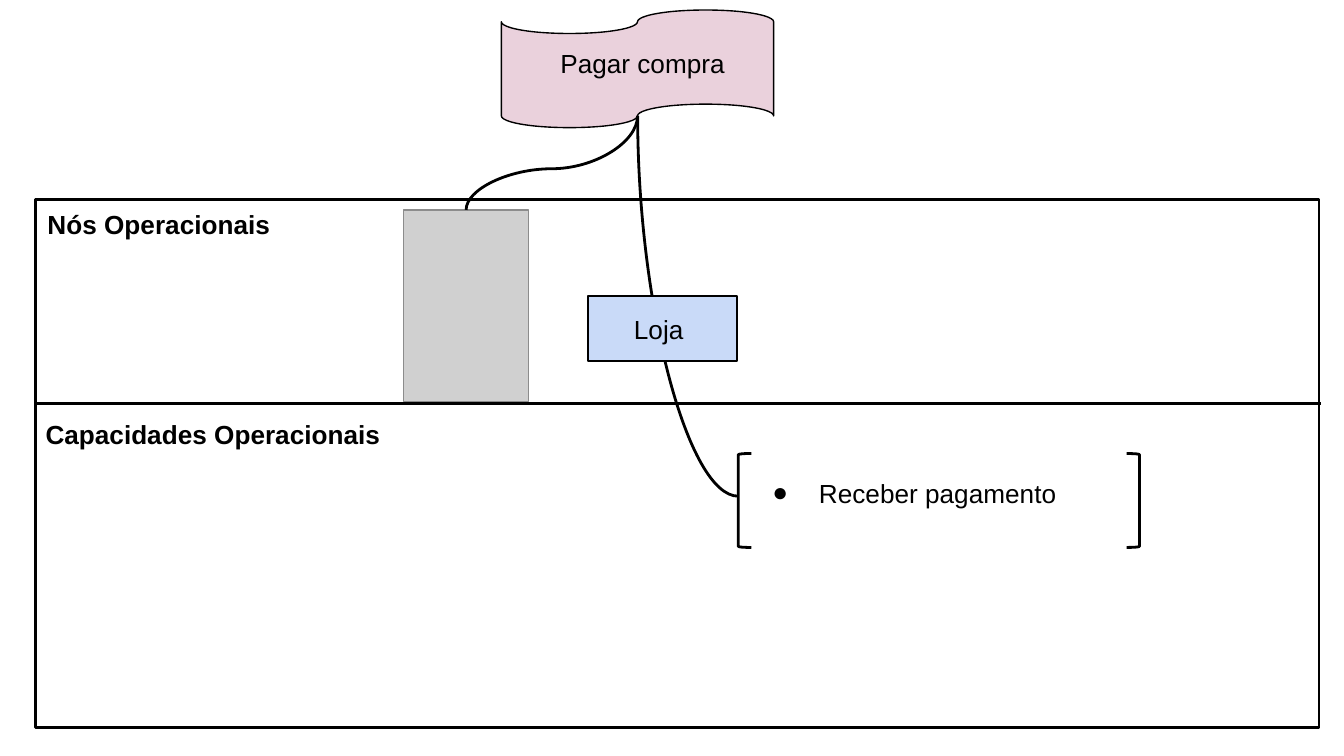
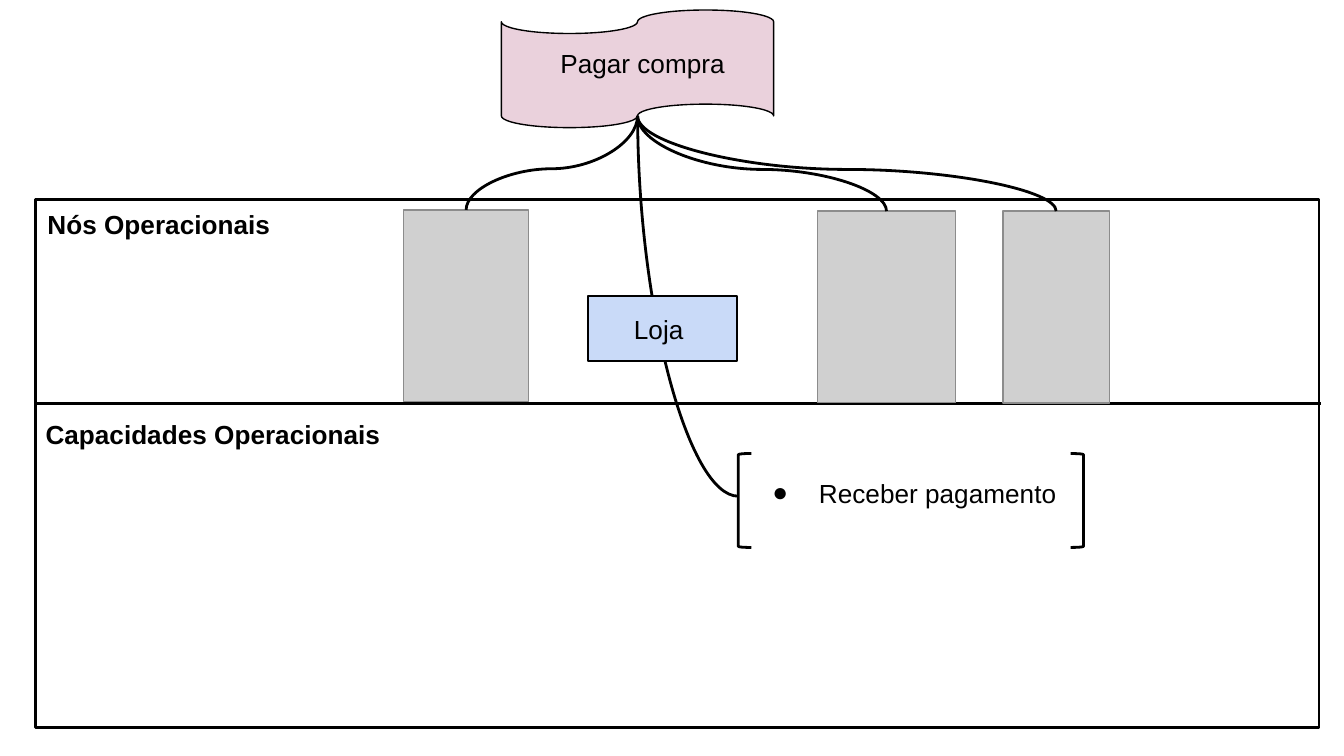
Before and after one commit to Vilela272/artefatos_OPE, a slide deck: slide 4 of 15. Arquitetura de negócio.pptx. Drawn at 1344x756 pixels with LibreOffice and Linux fonts; fonts in the diff are those of the drawing; grey boxes stand for pictures. Boxes give left, top, right and bottom in pixels: in the first picture for what was removed or moved away, otherwise in the second. Text is boxed around its words. In the diff, an @@ line names an element or a change of style, - is before the commit and + after.

```diff
--- a/15. Arquitetura de negócio.pptx
+++ b/15. Arquitetura de negócio.pptx
@@ curved line added from (637, 116) to (887, 211), #000000 1.5 pt @@
@@ curved line added from (637, 116) to (1056, 211), #000000 1.5 pt @@
@@ picture added at (x1=817, y1=211, x2=954, y2=403) @@
@@ picture added at (x1=1003, y1=211, x2=1109, y2=403) @@
@@ right bracket moved from (x1=1126, y1=453, x2=1140, y2=547) to (x1=1071, y1=453, x2=1085, y2=547) @@
```
Also in this commit, not shown: 2 other slides changed, 26 other files.
